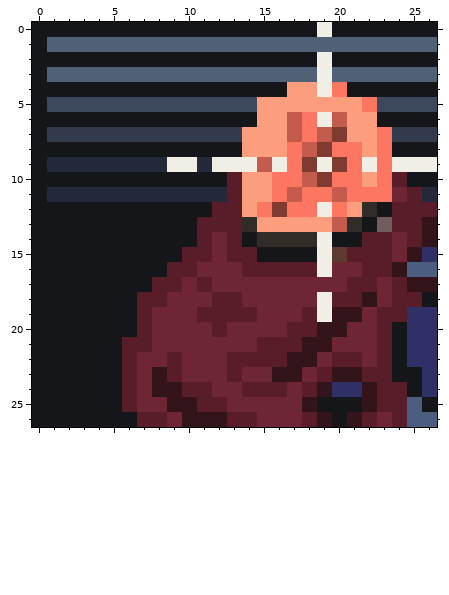
Two versions of one pixel-art sprite, Sprites/portraitSmallMalice.png. The first picture shows the starting point.
The file is 27x27 pixels. Colours within 5 levels of each other are drawn and written as one.
After:
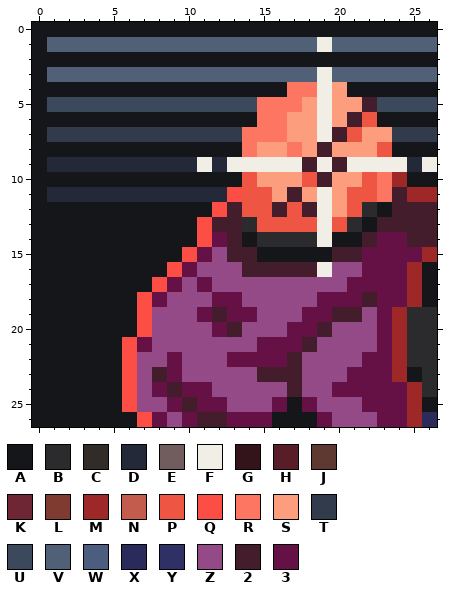
Palette (. is transparent): A #151619  B #2b2b2e  C #322c29  D #232939  E #715d5e  F #f1eee6  G #33141a  H #591d29  J #5e3931  K #6e2534  L #803b30  M #9e2727  N #c35c4c  P #ef5543  Q #fc4e45  R #fc7662  S #fc9d7e  T #313b4c  U #3c485c  V #4f6077  W #4b5e80  X #2b2b5b  Y #2f3166  Z #934a86  2 #431d2c  3 #651145
What changed:
@@ x 0..26 @@
- 0 AAAAAAAAAAAAAAAAAAAFAAAAAAA
- 1 AVVVVVVVVVVVVVVVVVVVVVVVVVV
- 2 AAAAAAAAAAAAAAAAAAAFAAAAAAA
+ 0 AAAAAAAAAAAAAAAAAAAAAAAAAAA
+ 1 AVVVVVVVVVVVVVVVVVVFVVVVVVV
+ 2 AAAAAAAAAAAAAAAAAAAAAAAAAAA
  3 AVVVVVVVVVVVVVVVVVVFVVVVVVV
- 4 AAAAAAAAAAAAAAAAASSFRAAAAAA
- 5 AUUUUUUUUUUUUUUSSSSSSSRUUUU
- 6 AAAAAAAAAAAAAAASSNRFNSSAAAA
- 7 ATTTTTTTTTTTTTSSSNRNLSSRTTT
- 8 AAAAAAAAAAAAAASSSRNLRRSRAAA
- 9 ADDDDDDDDFFDFFFNFRLFLRFRFFF
-10 AAAAAAAAAAAAAHSSRRNLRRSRHAA
-11 ADDDDDDDDDDDDHSSRNRRNRRRKHD
-12 AAAAAAAAAAAAHHSRLRRFRSCAHHH
-13 AAAAAAAAAAAHHHCSSSSSNCAEHHG
-14 AAAAAAAAAAAHKHACCCCFAAHHKHG
-15 AAAAAAAAAAHHKHHAAAAFJHHHKGY
-16 AAAAAAAAAHHKKKHHHHHFKKHHGWW
-17 AAAAAAAAHHKHKKKKKKKKKHHKHGG
-18 AAAAAAAHHKKKHHKKKKKFHHGKHHA
-19 AAAAAAAHKKKHHHHKKKHFGGKHHYY
-20 AAAAAAAHKKKKHKKKKHHGGKKHAYY
-21 AAAAAAHHKKKKKKKHHHGGKKKHAYY
-22 AAAAAAHKKHKKKHHHHGGKHHKHAYY
-23 AAAAAAHKGHKKKHKKGGKHGGHHAAY
-24 AAAAAAHKGGHHKKHHHKHGYYGHHAY
-25 AAAAAAHKKGGHHKKKKKGAAAGHHWA
-26 AAAAAAAHHKGGGHHKKKHGAGHKHWW
+ 4 AAAAAAAAAAAAAAAAARRFSAAAAAA
+ 5 AUUUUUUUUUUUUUURRRSFSS2UUUU
+ 6 AAAAAAAAAAAAAAARRSSFS2PAAAA
+ 7 ATTTTTTTTTTTTTRRRSSF2PSSTTT
+ 8 AAAAAAAAAAAAAARSSRS2SSSPAAA
+ 9 ADDDDDDDDDDFDFFFFF2F2FFFFDF
+10 AAAAAAAAAAAAAAPSSSP2SSPRMAA
+11 ADDDDDDDDDDDDQPPS2SFSPPR2MM
+12 AAAAAAAAAAAAQ2PP2P2FSPBA222
+13 AAAAAAAAAAAQ22BPPPPFPBA2222
+14 AAAAAAAAAAAQ32ABBBBFAA23322
+15 AAAAAAAAAAQ3Z22AAAAA223333M
+16 AAAAAAAAAQ3ZZZ22222FZZ333MA
+17 AAAAAAAAQ3Z3ZZZZZZZZZ3333MA
+18 AAAAAAAQ3ZZZ33ZZZZZ333233MA
+19 AAAAAAAQZZZ3233ZZZ3322Z3MBB
+20 AAAAAAAQZZZZ32ZZZ332ZZZ3MBB
+21 AAAAAAQ3ZZZZZZZ3332ZZZZ3MBB
+22 AAAAAAQZZ3ZZZ33332ZZZZ33MBB
+23 AAAAAAQZ23ZZZZZ222ZZZ333MAB
+24 AAAAAAQZ3233ZZZZZ2ZZ33333MB
+25 AAAAAAQZZ3233ZZZ3A3ZZZ333MA
+26 AAAAAAAQ3Z322333AAA3ZZZ33MX
Changed places in both pictures, as pixel boxes (x1, y1, x2, y2):
changed: (122, 22, 437, 427)
